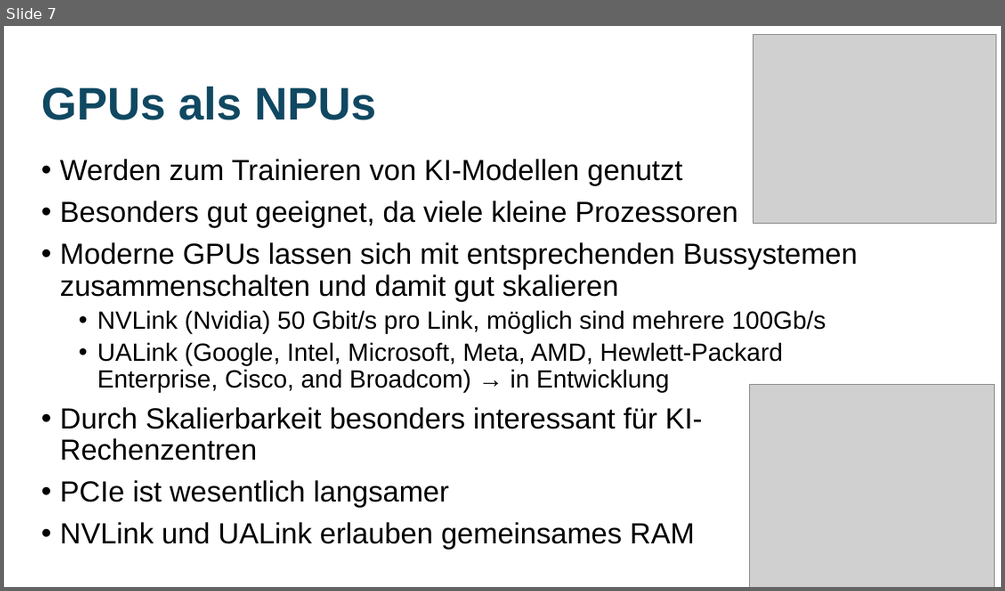
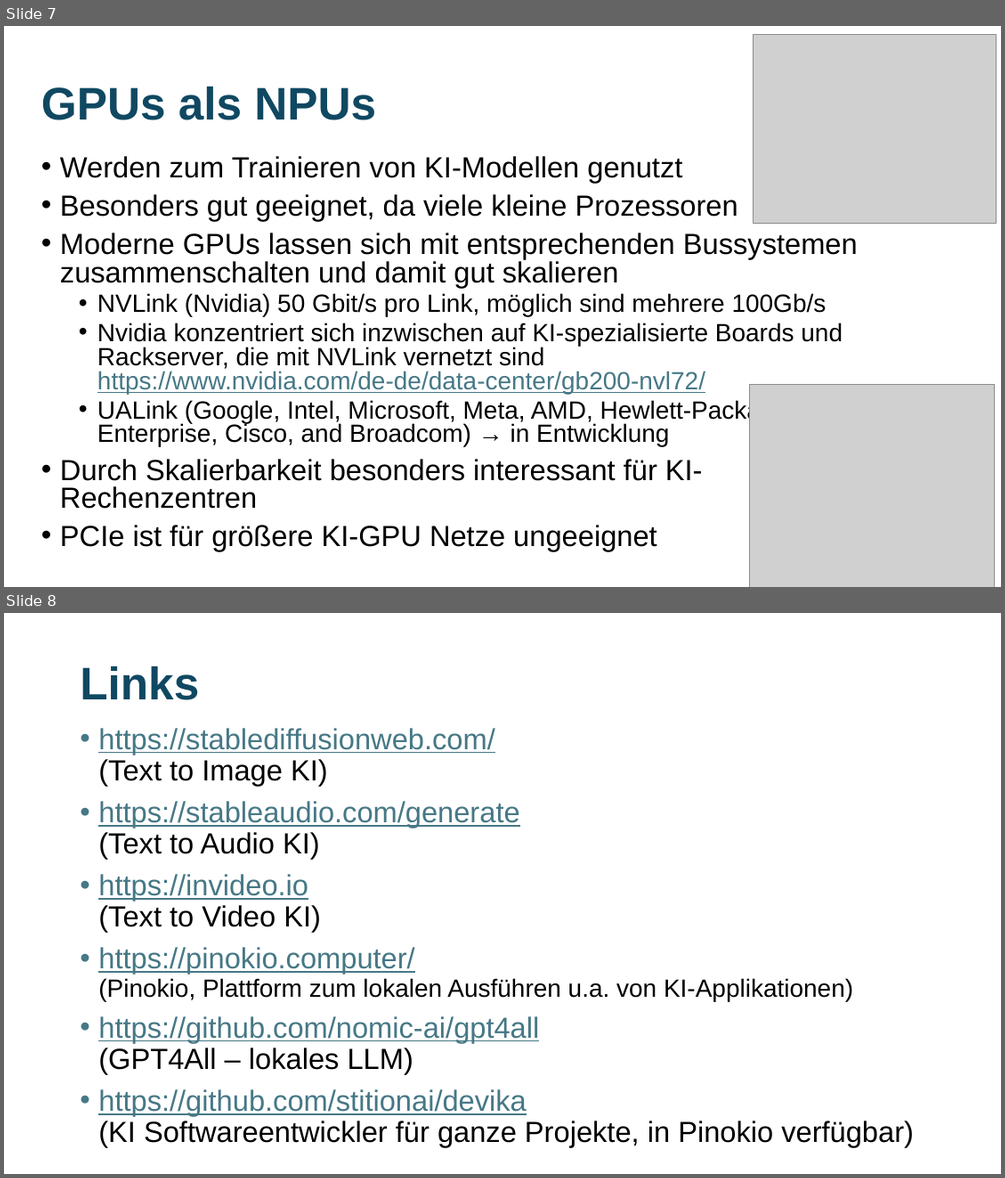
Before and after one commit to MickyRoth/Presentations, a slide deck: KI Grundlagen.pptx. Shown one above the other, each under a label of ours: slide 7 before the commit, slides 7 and 8 after it. The pictures are 1005x591 and 1005x1178 pixels, drawn with LibreOffice and Linux fonts; fonts in the diff are those of the drawing; grey boxes stand for pictures. Boxes give left, top, right and bottom in pixels: in the first picture for what was removed or moved away, otherwise in the second. Text is boxed around its words. In the diff, an @@ line names an element or a change of style, - is before the commit and + after.

```diff
--- a/KI Grundlagen.pptx
+++ b/KI Grundlagen.pptx
@@ slide 8 added at (4,613,1001,1174), background #FFFFFF @@
@@ title added at (80,666,199,700), 44 pt, text #104862, bold @@
+Links
@@ text added at (98,728,914,1147), 28 pt, text #000000 @@
+• https://stablediffusionweb.com/
+  (Text to Image KI)
+• https://stableaudio.com/generate
+  (Text to Audio KI)
+• https://invideo.io
+  (Text to Video KI)
+• https://pinokio.computer/
+  (Pinokio, Plattform zum lokalen Ausführen u.a. von KI-Applikationen)
+• https://github.com/nomic-ai/gpt4all
+  (GPT4All – lokales LLM)
+• https://github.com/stitionai/devika
+  (KI Softwareentwickler für ganze Projekte, in Pinokio verfügbar)
@@ slide 7 changed as well @@
@@ text at (60,156,858,508): line spacing 0.9 to 0.8 @@
@@ text at (97,322,842,394): paragraph added @@
+  • Nvidia konzentriert sich inzwischen auf KI-spezialisierte Boards und Rackserver, die mit NVLink vernetzt sind
+    https://www.nvidia.com/de-de/data-center/gb200-nvl72/
@@ text at (60,524,657,551): text changed @@
-• PCIe ist wesentlich langsamer
-• NVLink und UALink erlauben gemeinsames RAM
+• PCIe ist für größere KI-GPU Netze ungeeignet
```
Also in this commit, not shown: 6 other slides changed.
